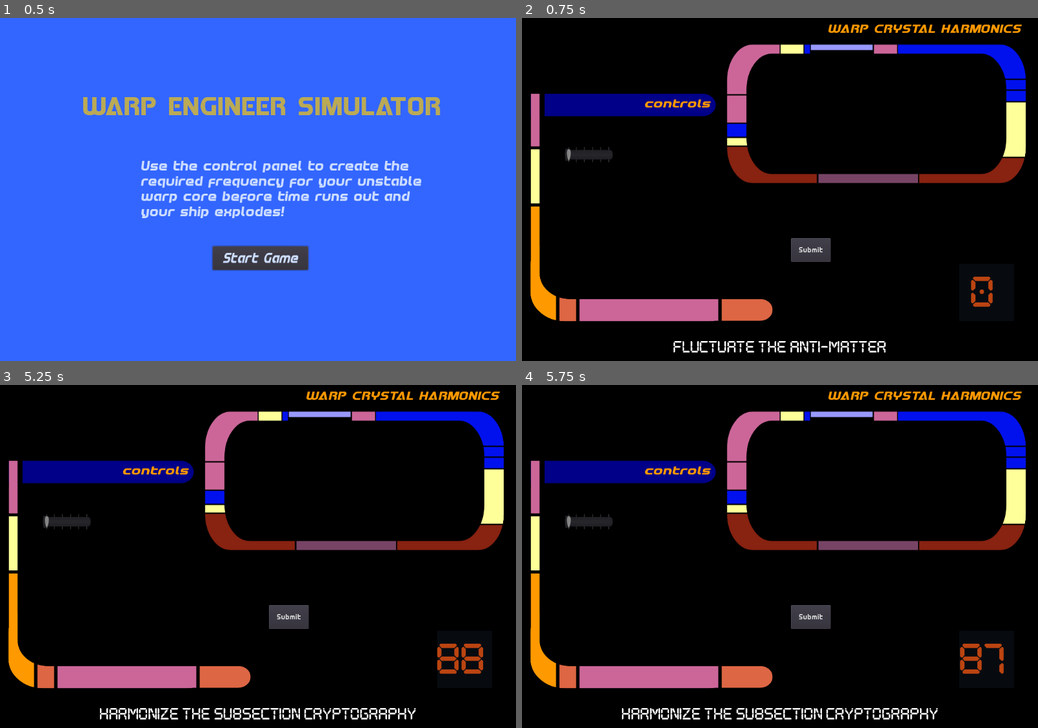
Above: before the commit, frames 1-4 (two rows, left to right).
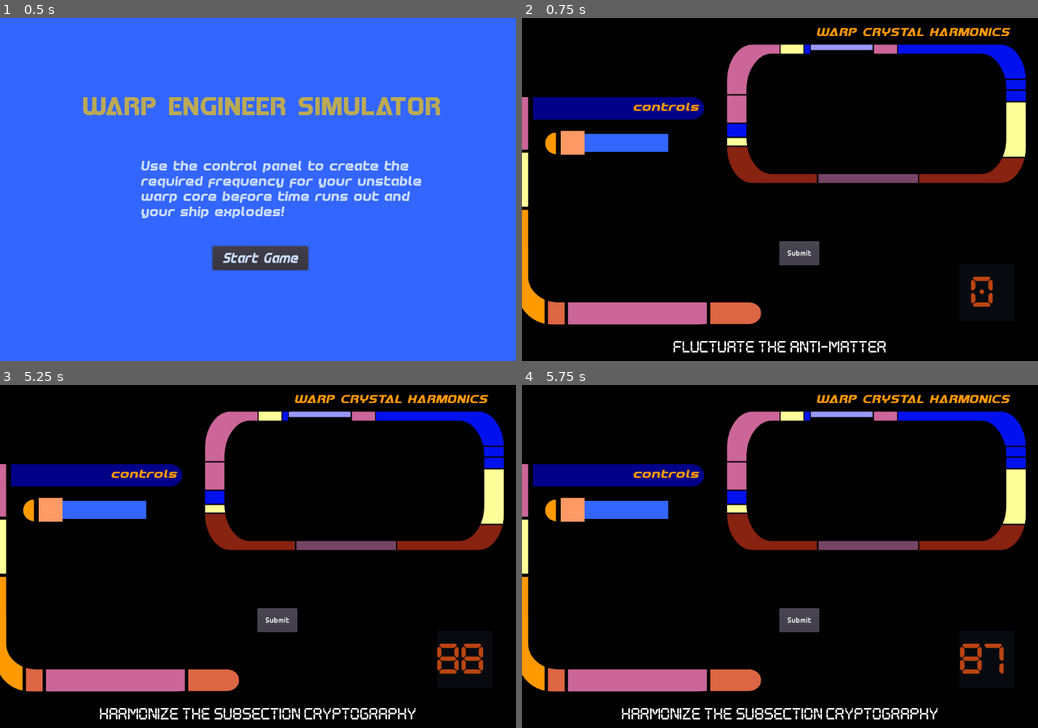
Above: after the commit, the same moments.

Repository: squiggle-at-squiggle/LDJam49
Game: Godot game, scene res://Scenes/Main.tscn
The game is run twice, just before and just after one commit, with the same random seed, the same clock (stepped at 60 frames per second) and the same inputs.
Inputs:
- Up to frame 1 (0.5 s): no input
- Up to frame 2 (0.75 s): click "Start Game" at 0.5 s
- Up to frame 3 (5.25 s): click "Submit" at 1.25 s; click "Submit" at 2 s; click "Submit" at 2.75 s; tap Enter at 3.5 s; tap Space at 4.25 s; click "Start Game" at 5 s
- Up to frame 4 (5.75 s): no input

Frame 1 is identical in both runs. In frame 2, 7.6% of the frame differs, in the area x 0-97%, y 1-90%; in frame 3, 7.6%; in frame 4, 7.6%.

Commit message:
Slider polish (#46)
* figuring out scaling

* aligning textures for sliders

* checkin save

* fixing slider texture 4

* slider colors and a reusable knob

Diff:
--- a/Scenes/ControlPanel.tscn
+++ b/Scenes/ControlPanel.tscn
@@ -15,6 +15,7 @@
 [ext_resource path="res://Art/shape-does-nothing-2.png" type="Texture" id=13]
 [ext_resource path="res://Art/another-sdn-2.png" type="Texture" id=14]
 [ext_resource path="res://Fonts/button-font.tres" type="DynamicFont" id=15]
+[ext_resource path="res://Scenes/LeftKnobShape.tscn" type="PackedScene" id=16]
 
 [node name="ControlPanel" type="CanvasLayer"]
 script = ExtResource( 1 )
@@ -22,8 +23,10 @@
 [node name="Control" type="Control" parent="."]
 anchor_right = 1.0
 anchor_bottom = 1.0
-margin_left = -2.35358
-margin_right = -2.35352
+margin_left = -25.8536
+margin_top = 7.25
+margin_right = -25.8535
+margin_bottom = 7.25
 __meta__ = {
 "_edit_use_anchors_": false
 }
@@ -48,38 +51,38 @@
 line_color = "99CCFF"
 
 [node name="SliderOne" parent="Control" instance=ExtResource( 2 )]
-margin_left = 91.8492
-margin_top = 270.563
-margin_right = -863.151
-margin_bottom = -396.437
+margin_left = 107.349
+margin_top = 229.563
+margin_right = -847.651
+margin_bottom = -437.437
 
 [node name="SliderTwo" parent="Control" instance=ExtResource( 5 )]
 visible = false
-margin_left = 63.0
-margin_top = 359.854
-margin_right = -892.0
-margin_bottom = -307.146
+margin_left = 107.5
+margin_top = 294.354
+margin_right = -847.5
+margin_bottom = -372.646
 
 [node name="SliderThree" parent="Control" instance=ExtResource( 7 )]
 visible = false
-margin_left = 95.3805
-margin_top = 427.318
-margin_right = -859.62
-margin_bottom = -239.682
+margin_left = 107.381
+margin_top = 363.318
+margin_right = -847.62
+margin_bottom = -303.682
 
 [node name="SliderFour" parent="Control" instance=ExtResource( 8 )]
 visible = false
-margin_left = 100.941
-margin_top = 480.393
-margin_right = -850.059
-margin_bottom = -183.607
+margin_left = 107.441
+margin_top = 434.393
+margin_right = -843.559
+margin_bottom = -229.607
 
 [node name="SliderFive" parent="Control" instance=ExtResource( 9 )]
 visible = false
-margin_left = 99.5018
-margin_top = 536.151
-margin_right = -855.498
-margin_bottom = -130.849
+margin_left = 107.002
+margin_top = 507.651
+margin_right = -847.998
+margin_bottom = -159.349
 
 [node name="Label" type="Label" parent="Control"]
 margin_left = 640.707
@@ -111,6 +114,9 @@
 "_edit_use_anchors_": false
 }
 
+[node name="Left knob shape" parent="Control" instance=ExtResource( 16 )]
+position = Vector2( 85.5, 256 )
+
 [node name="Sprite" type="Sprite" parent="."]
 position = Vector2( 461, 130.2 )
 scale = Vector2( 0.529167, 0.7575 )
--- /dev/null
+++ b/Scenes/LeftKnobShape.tscn
@@ -0,0 +1,9 @@
+[gd_scene load_steps=2 format=2]
+
+[ext_resource path="res://Art/NewSliders/left-knob.png" type="Texture" id=1]
+
+[node name="Left knob shape" type="Node2D"]
+scale = Vector2( 0.3, 0.3 )
+
+[node name="Sprite" type="Sprite" parent="."]
+texture = ExtResource( 1 )
--- a/Scenes/SliderFive.tscn
+++ b/Scenes/SliderFive.tscn
@@ -1,6 +1,22 @@
-[gd_scene load_steps=2 format=2]
+[gd_scene load_steps=9 format=2]
 
 [ext_resource path="res://Scenes/SliderOne.tscn" type="PackedScene" id=1]
+[ext_resource path="res://Art/NewSliders/grabber5-highlight.png" type="Texture" id=2]
+[ext_resource path="res://Art/NewSliders/sliderbar5.png" type="Texture" id=3]
+[ext_resource path="res://Art/NewSliders/grabber3-sliderprogress5.png" type="Texture" id=4]
+[ext_resource path="res://Art/NewSliders/grabber5-sliderprogress2.png" type="Texture" id=5]
+
+[sub_resource type="StyleBoxTexture" id=1]
+texture = ExtResource( 3 )
+region_rect = Rect2( 0, 0, 450, 75 )
+
+[sub_resource type="StyleBoxTexture" id=2]
+texture = ExtResource( 4 )
+region_rect = Rect2( 0, 0, 100, 100 )
+
+[sub_resource type="StyleBoxTexture" id=3]
+texture = ExtResource( 4 )
+region_rect = Rect2( 0, 0, 100, 100 )
 
 [node name="SliderFive" instance=ExtResource( 1 )]
 
@@ -9,6 +25,11 @@
 anchor_right = -0.00565698
 margin_left = -0.292877
 margin_right = 117.707
+custom_icons/grabber_highlight = ExtResource( 2 )
+custom_icons/grabber = ExtResource( 5 )
+custom_styles/slider = SubResource( 1 )
+custom_styles/grabber_area_highlight = SubResource( 2 )
+custom_styles/grabber_area = SubResource( 3 )
 min_value = 0.0
 max_value = 1.0
 tick_count = 2
--- a/Scenes/SliderFour.tscn
+++ b/Scenes/SliderFour.tscn
@@ -1,5 +1,24 @@
-[gd_scene load_steps=2 format=2]
+[gd_scene load_steps=7 format=2]
 
 [ext_resource path="res://Scenes/SliderOne.tscn" type="PackedScene" id=1]
+[ext_resource path="res://Art/NewSliders/sliderprogress3and4.png" type="Texture" id=2]
+[ext_resource path="res://Art/NewSliders/sliderbar4.png" type="Texture" id=3]
+
+[sub_resource type="StyleBoxTexture" id=1]
+texture = ExtResource( 3 )
+region_rect = Rect2( 0, 0, 450, 75 )
+
+[sub_resource type="StyleBoxTexture" id=2]
+texture = ExtResource( 2 )
+region_rect = Rect2( 0, 0, 100, 100 )
+
+[sub_resource type="StyleBoxTexture" id=3]
+texture = ExtResource( 2 )
+region_rect = Rect2( 0, 0, 100, 100 )
 
 [node name="SliderFour" instance=ExtResource( 1 )]
+
+[node name="HSlider" parent="." index="0"]
+custom_styles/slider = SubResource( 1 )
+custom_styles/grabber_area_highlight = SubResource( 2 )
+custom_styles/grabber_area = SubResource( 3 )
--- a/Scenes/SliderOne.tscn
+++ b/Scenes/SliderOne.tscn
@@ -1,6 +1,24 @@
-[gd_scene load_steps=2 format=2]
+[gd_scene load_steps=10 format=2]
 
 [ext_resource path="res://Code/SliderOne.gd" type="Script" id=1]
+[ext_resource path="res://Art/NewSliders/grabber1and4.png" type="Texture" id=2]
+[ext_resource path="res://Art/NewSliders/grabber1and4-highlight.png" type="Texture" id=4]
+[ext_resource path="res://Art/NewSliders/sliderbar1.png" type="Texture" id=5]
+[ext_resource path="res://Art/NewSliders/sliderprogress1.png" type="Texture" id=6]
+
+[sub_resource type="ImageTexture" id=1]
+
+[sub_resource type="StyleBoxTexture" id=2]
+texture = ExtResource( 5 )
+region_rect = Rect2( 0, 0, 450, 75 )
+
+[sub_resource type="StyleBoxTexture" id=3]
+texture = ExtResource( 6 )
+region_rect = Rect2( 0, 0, 75, 75 )
+
+[sub_resource type="StyleBoxTexture" id=4]
+texture = ExtResource( 6 )
+region_rect = Rect2( 0, 0, 75, 75 )
 
 [node name="SliderOne" type="Control"]
 anchor_right = 1.0
@@ -14,9 +32,15 @@
 }
 
 [node name="HSlider" type="HSlider" parent="."]
-margin_right = 100.0
-margin_bottom = 16.0
-rect_scale = Vector2( 1, 2 )
+margin_right = 450.0
+margin_bottom = 100.0
+rect_scale = Vector2( 0.5, 0.5 )
+custom_icons/tick = SubResource( 1 )
+custom_icons/grabber_highlight = ExtResource( 4 )
+custom_icons/grabber = ExtResource( 2 )
+custom_styles/slider = SubResource( 2 )
+custom_styles/grabber_area_highlight = SubResource( 3 )
+custom_styles/grabber_area = SubResource( 4 )
 min_value = 1.0
 max_value = 6.0
 value = 1.0
--- a/Scenes/SliderThree.tscn
+++ b/Scenes/SliderThree.tscn
@@ -1,8 +1,23 @@
-[gd_scene load_steps=2 format=2]
+[gd_scene load_steps=7 format=2]
 
 [ext_resource path="res://Scenes/SliderOne.tscn" type="PackedScene" id=1]
+[ext_resource path="res://Art/NewSliders/grabber3-hightlight.png" type="Texture" id=2]
+[ext_resource path="res://Art/NewSliders/grabber3-sliderprogress5.png" type="Texture" id=3]
+[ext_resource path="res://Art/NewSliders/sliderprogress3and4.png" type="Texture" id=4]
+
+[sub_resource type="StyleBoxTexture" id=1]
+texture = ExtResource( 4 )
+region_rect = Rect2( 0, 0, 100, 100 )
+
+[sub_resource type="StyleBoxTexture" id=2]
+texture = ExtResource( 4 )
+region_rect = Rect2( 0, 0, 100, 100 )
 
 [node name="SliderThree" instance=ExtResource( 1 )]
 
 [node name="HSlider" parent="." index="0"]
 margin_right = 124.0
+custom_icons/grabber_highlight = ExtResource( 2 )
+custom_icons/grabber = ExtResource( 3 )
+custom_styles/grabber_area_highlight = SubResource( 1 )
+custom_styles/grabber_area = SubResource( 2 )
--- a/Scenes/SliderTwo.tscn
+++ b/Scenes/SliderTwo.tscn
@@ -1,28 +1,30 @@
-[gd_scene load_steps=7 format=2]
+[gd_scene load_steps=9 format=2]
 
 [ext_resource path="res://Scenes/SliderOne.tscn" type="PackedScene" id=1]
-[ext_resource path="res://Art/dfb22675-f827-4a3c-b175-c30cc8c438dc.sketchpad.png" type="Texture" id=2]
-[ext_resource path="res://Art/sliders/test-blue-bar.png" type="Texture" id=3]
+[ext_resource path="res://Art/NewSliders/grabber2.png" type="Texture" id=2]
+[ext_resource path="res://Art/NewSliders/grabber5-sliderprogress2.png" type="Texture" id=3]
+[ext_resource path="res://Art/NewSliders/grabber2-highlight.png" type="Texture" id=4]
+[ext_resource path="res://Art/NewSliders/sliderbar2.png" type="Texture" id=5]
 
-[sub_resource type="StyleBoxTexture" id=1]
+[sub_resource type="StyleBoxTexture" id=4]
+texture = ExtResource( 5 )
+region_rect = Rect2( 0, 0, 450, 75 )
+
+[sub_resource type="StyleBoxTexture" id=5]
 texture = ExtResource( 3 )
-region_rect = Rect2( 8.46445, 9.45837, 494.162, 44.2453 )
-axis_stretch_horizontal = 2
+region_rect = Rect2( 0, 0, 100, 100 )
 
-[sub_resource type="StyleBoxEmpty" id=2]
-
-[sub_resource type="StyleBoxEmpty" id=3]
+[sub_resource type="StyleBoxTexture" id=6]
+texture = ExtResource( 3 )
+region_rect = Rect2( 0, 0, 100, 100 )
 
 [node name="SliderTwo" instance=ExtResource( 1 )]
 
 [node name="HSlider" parent="." index="0"]
-margin_top = 1.0
-margin_right = 494.0
-margin_bottom = 58.0
-rect_scale = Vector2( 1, 1 )
 size_flags_horizontal = 0
+custom_icons/grabber_highlight = ExtResource( 4 )
 custom_icons/grabber = ExtResource( 2 )
-custom_styles/slider = SubResource( 1 )
-custom_styles/grabber_area_highlight = SubResource( 2 )
-custom_styles/grabber_area = SubResource( 3 )
+custom_styles/slider = SubResource( 4 )
+custom_styles/grabber_area_highlight = SubResource( 5 )
+custom_styles/grabber_area = SubResource( 6 )
 value = 2.0
Not shown: 1 places in Scenes/ControlPanel.tscn that only renumber resources
